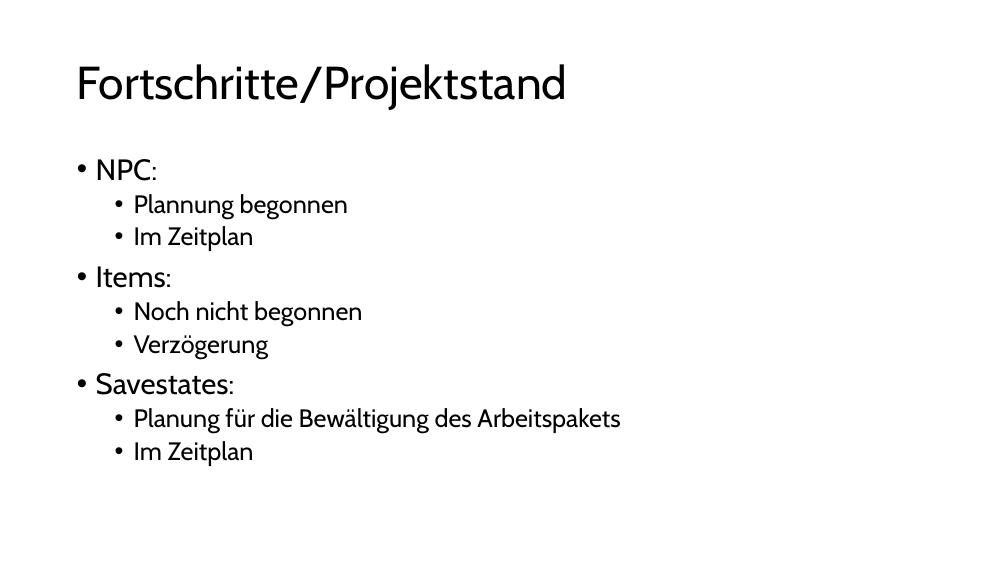
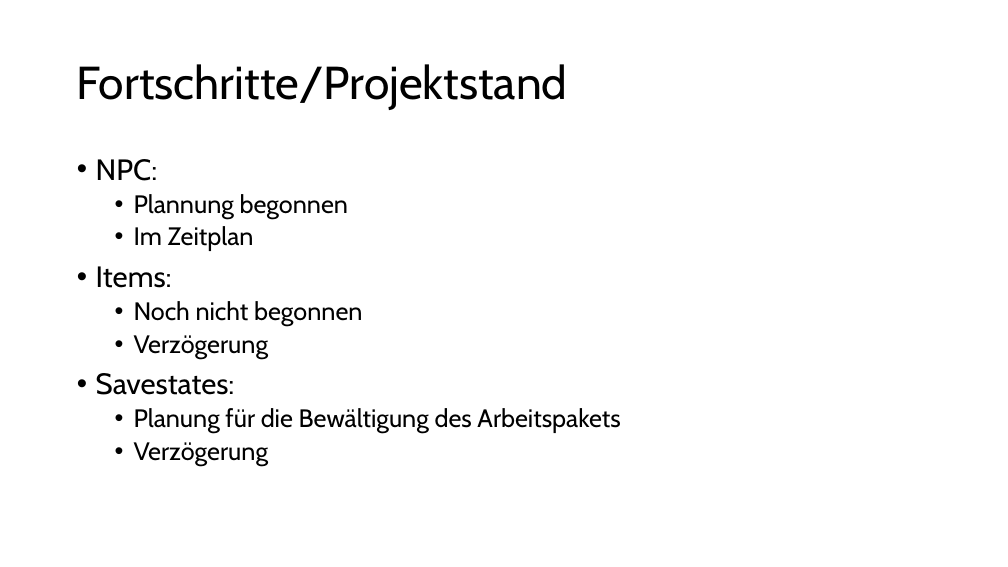
Before and after one commit to Grim-Reaperr/RotS, a slide deck: slide 5 of Projektdokumentation/ZwischenPresentation.pptx. Drawn at 1008x567 pixels with LibreOffice and Linux fonts; fonts in the diff are those of the drawing. Boxes give left, top, right and bottom in pixels: in the first picture for what was removed or moved away, otherwise in the second. Text is boxed around its words. In the diff, an @@ line names an element or a change of style, - is before the commit and + after.

```diff
--- a/Projektdokumentation/ZwischenPresentation.pptx
+++ b/Projektdokumentation/ZwischenPresentation.pptx
@@ text at [134, 442, 269, 466]: text changed @@
-  • Im Zeitplan
+  • Verzögerung
```
Also in this commit, not shown: 2 other slides changed.
